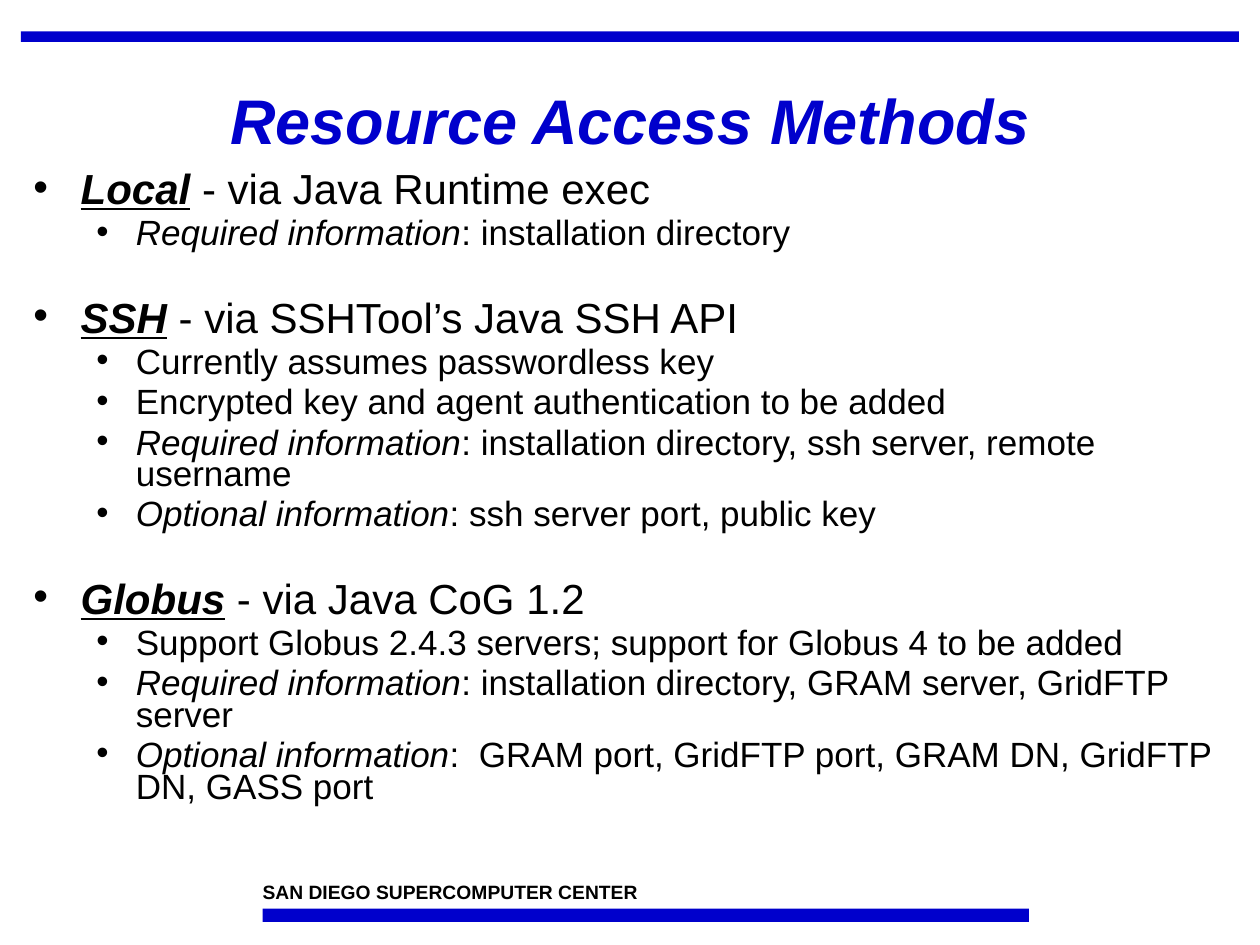
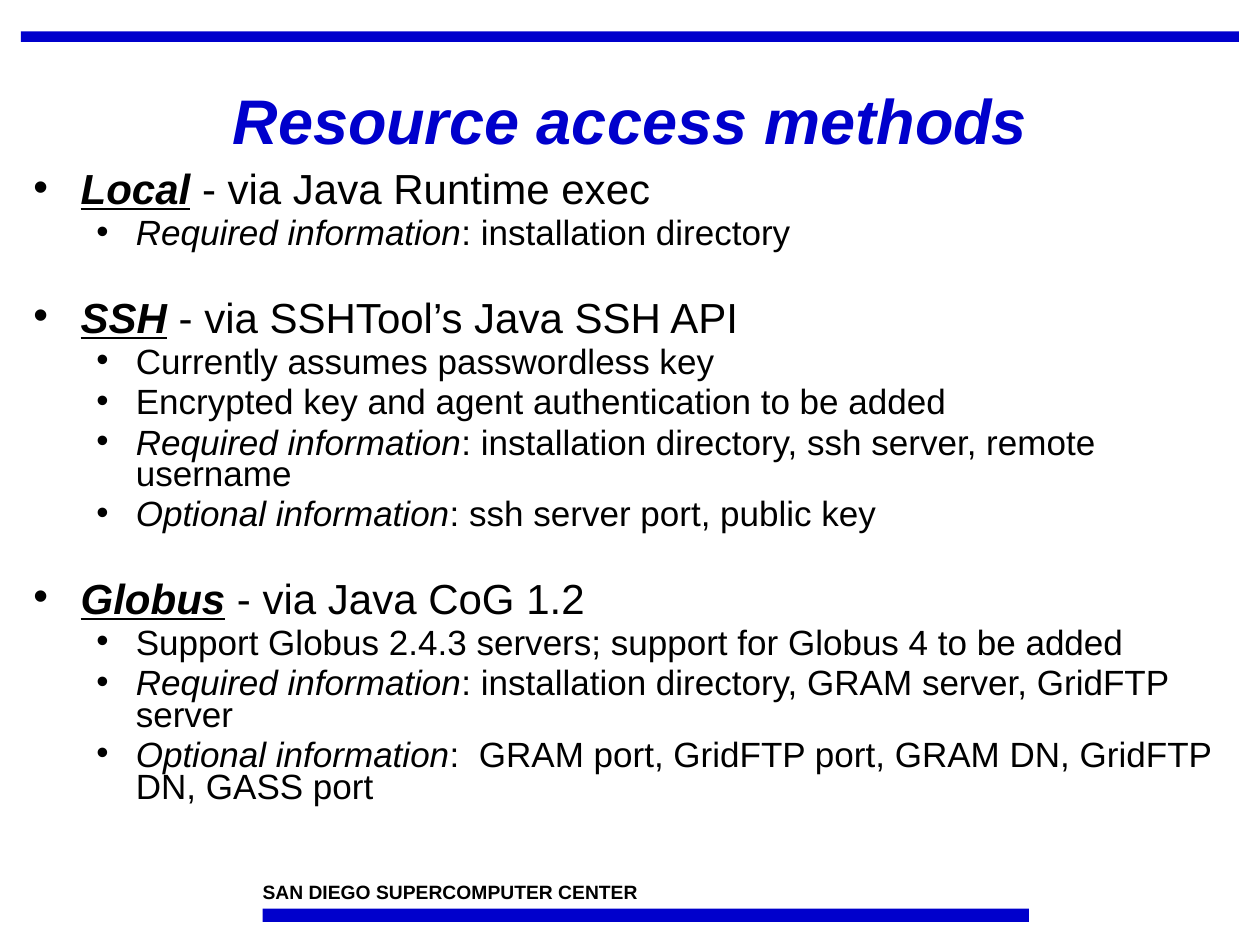
Before and after one commit to IncaProject/inca-xsede, a slide deck: slide 9 of talks/feb-06-workshop/control.ppt. Drawn at 1260x945 pixels with LibreOffice and Linux fonts; fonts in the diff are those of the drawing; background and template pictures are left out. Boxes give left, top, right and bottom in pixels: in the first picture for what was removed or moved away, otherwise in the second. Text is boxed around its words. In the diff, an @@ line names an element or a change of style, - is before the commit and + after.

```diff
--- a/talks/feb-06-workshop/control.ppt
+++ b/talks/feb-06-workshop/control.ppt
@@ title at box(233, 98, 1027, 145): text changed @@
-Resource Access Methods
+Resource access methods
```
Also in this commit, not shown: 18 other slides changed, 1 slide added, 1 other file.
